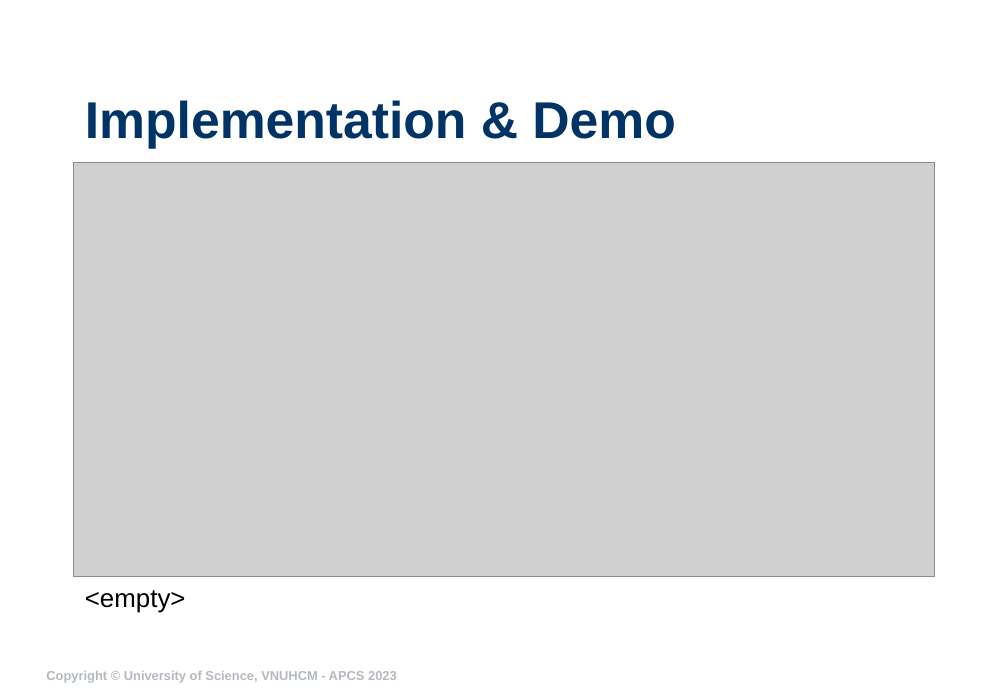
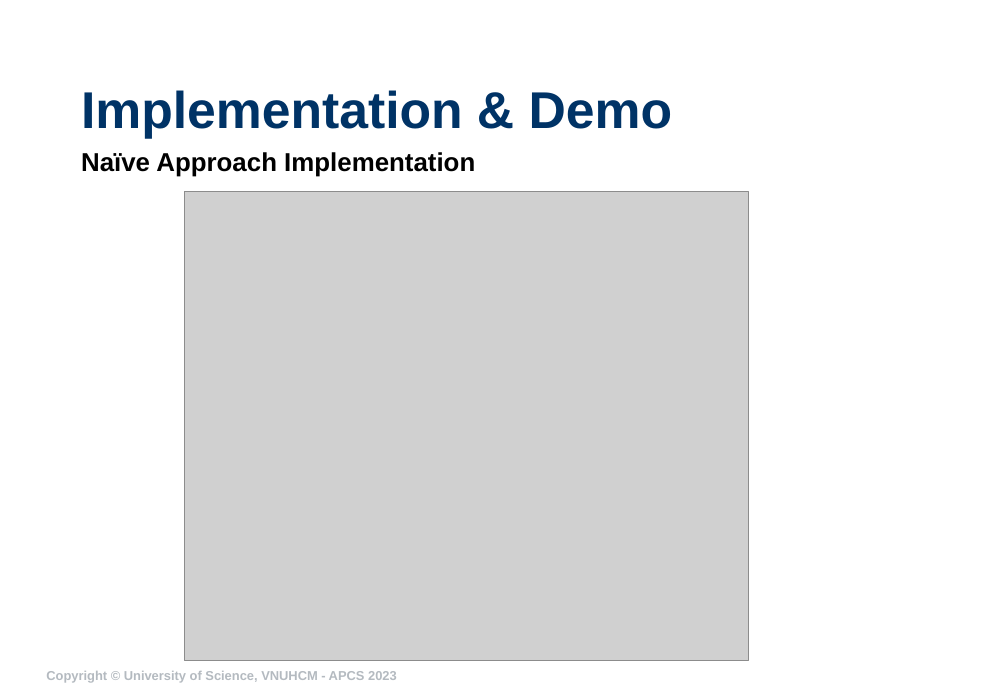
Before and after one commit to ndmhuy/DesignPatternsGroup52, a slide deck: slide 13 of Observer/presentation/ObserverG52.pptx (slide 15 before the commit). Drawn at 1008x698 pixels with LibreOffice and Linux fonts; fonts in the diff are those of the drawing; grey boxes stand for pictures; background and template pictures are left out. Boxes give left, top, right and bottom in pixels: in the first picture for what was removed or moved away, otherwise in the second. Text is boxed around its words. In the diff, an @@ line names an element or a change of style, - is before the commit and + after.

```diff
--- a/Observer/presentation/ObserverG52.pptx
+++ b/Observer/presentation/ObserverG52.pptx
@@ title "Implementation & Demo": place and size @@
-title "Implementation & Demo" at <box>85,100,675,148</box>
+title "Implementation & Demo" at <box>81,90,672,139</box>
@@ text added at <box>81,152,475,177</box>, 20 pt, text #000000, bold @@
+Naïve Approach Implementation
@@ picture: place and size @@
-picture at <box>74,162,935,576</box>
+picture at <box>184,192,748,661</box>
@@ text removed at <box>85,590,186,613</box> @@
-<empty>
```
Also in this commit, not shown: 12 other slides changed, 17 slides added, 29 other files.
